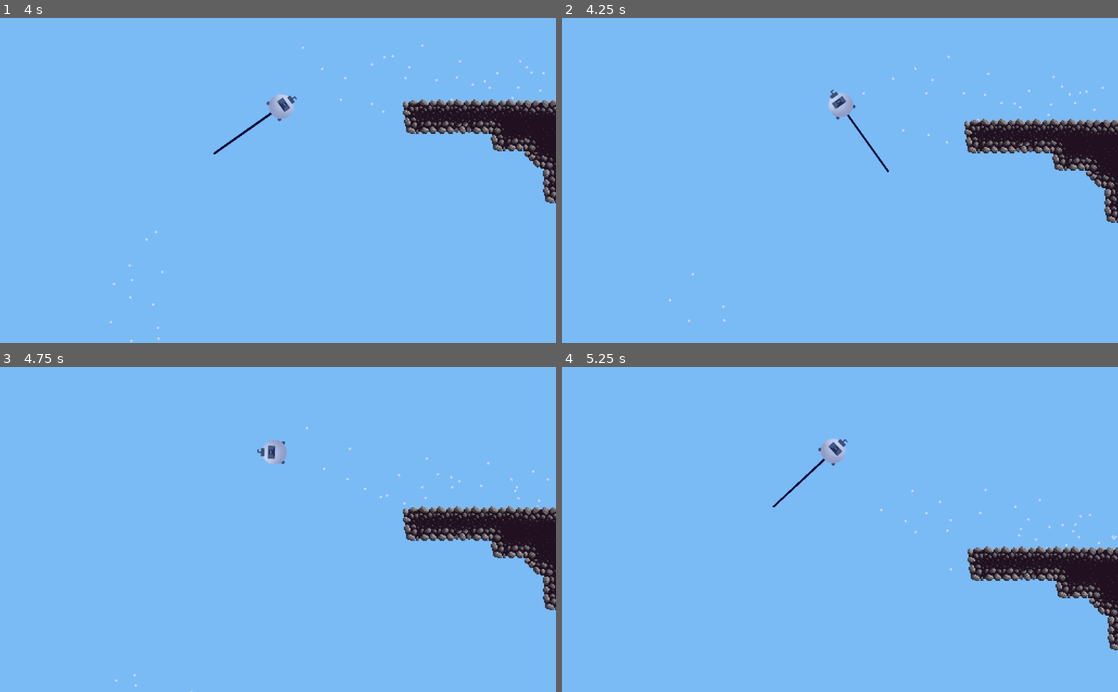
Above: before the commit, frames 1-4 (two rows, left to right).
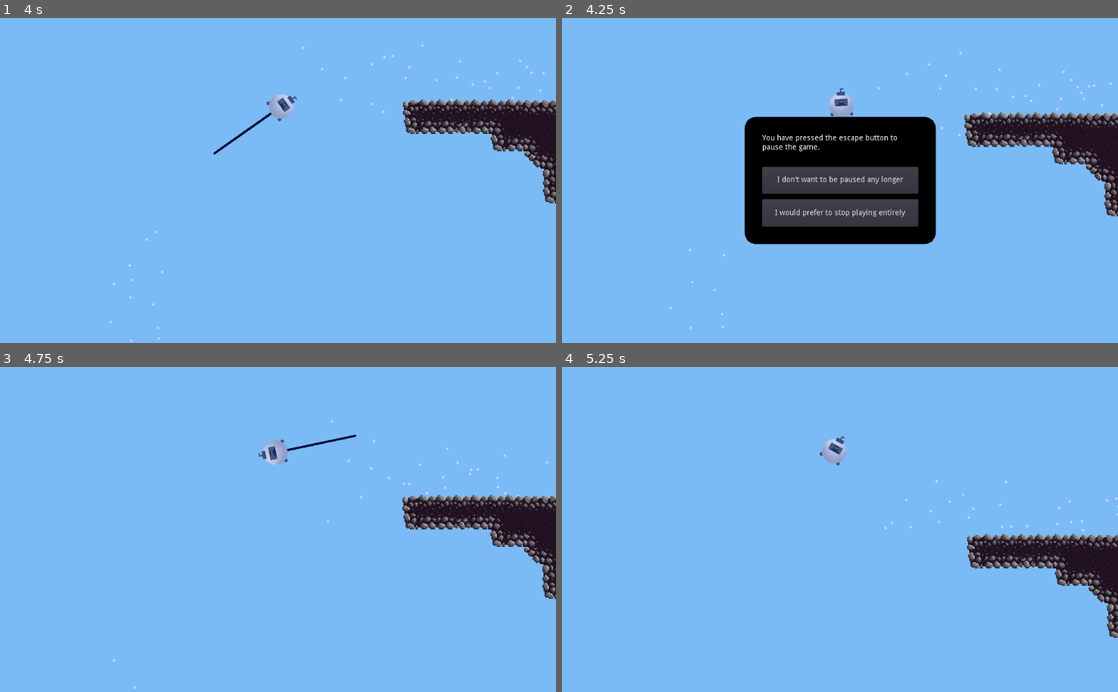
Above: after the commit, the same moments.

Repository: its-dlh/brackeys-2023.2
Game: Godot game, scene res://World/World.tscn
Same seed, same stepped clock (60 frames per second), same inputs: the game is played once before the commit and once after it.
Inputs (mouse positions are in pixels of both pictures, inside the frame that each line leads up to):
- Up to frame 1 (4 s): tap Enter at 0.5 s; move the mouse to (400, 164) at 0.52 s; click (400, 164) at 0.67 s; move the mouse to (166, 196) at 1.27 s; click (166, 196) at 1.42 s; move the mouse to (333, 109) at 2.02 s; click (333, 109) at 2.17 s; move the mouse to (250, 245) at 2.77 s; click (250, 245) at 2.92 s; move the mouse to (444, 229) at 3.52 s; click (444, 229) at 3.67 s
- Up to frame 2 (4.25 s): tap Escape at 4.15 s
- Up to frame 3 (4.75 s): click (278, 529) at 4.25 s, where only the run after the commit has a clickable "I don't want to be paused any…"
- Up to frame 4 (5.25 s): move the mouse to (673, 480) at 5.02 s; click (673, 480) at 5.17 s

Frame 1 is identical in both runs. In frame 2, 16% of the frame differs, in the area x 19-100%, y 10-96%; in frame 3, 3.7%; in frame 4, 3.7%.

Commit message:
Pause (#5)
* pause kinda works

* did it

Diff:
--- /dev/null
+++ b/Pause.gd
@@ -0,0 +1,30 @@
+extends CanvasLayer
+
+onready var panel = $PopupPanel
+
+# Called when the node enters the scene tree for the first time.
+# func _ready():
+# 	panel.popup()
+
+
+# Called every frame. 'delta' is the elapsed time since the previous frame.
+#func _process(delta):
+#	pass
+
+
+func _on_Unpause_pressed():
+	get_tree().paused = false
+	panel.hide()
+
+
+func _on_Quit_pressed():
+	get_tree().quit()
+
+func _input(event):
+	if event is InputEventKey and event.pressed and event.scancode == KEY_ESCAPE:
+		if panel.visible:
+			panel.hide()
+			get_tree().paused = false
+		else:
+			panel.show()
+			get_tree().paused = true
--- /dev/null
+++ b/Pause.tscn
@@ -0,0 +1,66 @@
+[gd_scene load_steps=3 format=2]
+
+[ext_resource path="res://Pause.gd" type="Script" id=1]
+
+[sub_resource type="StyleBoxFlat" id=3]
+content_margin_left = 32.0
+content_margin_right = 32.0
+content_margin_top = 32.0
+content_margin_bottom = 32.0
+bg_color = Color( 0, 0, 0, 1 )
+corner_radius_top_left = 20
+corner_radius_top_right = 20
+corner_radius_bottom_right = 20
+corner_radius_bottom_left = 20
+
+[node name="Pause" type="CanvasLayer"]
+pause_mode = 2
+script = ExtResource( 1 )
+
+[node name="PopupPanel" type="PopupPanel" parent="."]
+pause_mode = 2
+visible = true
+anchor_left = 0.5
+anchor_top = 0.5
+anchor_right = 0.5
+anchor_bottom = 0.5
+margin_left = -175.5
+margin_top = -117.0
+margin_right = 175.5
+margin_bottom = 117.0
+custom_styles/panel = SubResource( 3 )
+
+[node name="VBoxContainer" type="VBoxContainer" parent="PopupPanel"]
+anchor_left = 0.5
+anchor_top = 0.5
+anchor_right = 0.5
+anchor_bottom = 0.5
+margin_left = -126.0
+margin_top = -82.5
+margin_right = 126.0
+margin_bottom = 82.5
+custom_constants/separation = 11
+
+[node name="Label" type="Label" parent="PopupPanel/VBoxContainer"]
+margin_right = 252.0
+margin_bottom = 31.0
+size_flags_vertical = 2
+text = "You have pressed the escape button to pause the game."
+autowrap = true
+
+[node name="Unpause" type="Button" parent="PopupPanel/VBoxContainer"]
+margin_top = 58.0
+margin_right = 252.0
+margin_bottom = 106.0
+size_flags_vertical = 3
+text = "I don't want to be paused any longer"
+
+[node name="Quit" type="Button" parent="PopupPanel/VBoxContainer"]
+margin_top = 117.0
+margin_right = 252.0
+margin_bottom = 165.0
+size_flags_vertical = 3
+text = "I would prefer to stop playing entirely"
+
+[connection signal="pressed" from="PopupPanel/VBoxContainer/Unpause" to="." method="_on_Unpause_pressed"]
+[connection signal="pressed" from="PopupPanel/VBoxContainer/Quit" to="." method="_on_Quit_pressed"]
--- a/World/World.tscn
+++ b/World/World.tscn
@@ -1,9 +1,10 @@
-[gd_scene load_steps=9 format=2]
+[gd_scene load_steps=10 format=2]
 
 [ext_resource path="res://Player/Player.tscn" type="PackedScene" id=1]
 [ext_resource path="res://World/cavern-terrain-tileset.tres" type="TileSet" id=2]
 [ext_resource path="res://Player/ShittyPlayer.tscn" type="PackedScene" id=3]
 [ext_resource path="res://World/JetStream.tscn" type="PackedScene" id=4]
+[ext_resource path="res://Pause.tscn" type="PackedScene" id=5]
 
 [sub_resource type="RectangleShape2D" id=1]
 extents = Vector2( 100000, 100000 )
@@ -109,24 +110,22 @@
 [node name="IntroStream" parent="JetStreams" instance=ExtResource( 4 )]
 position = Vector2( 961, 1347 )
 rotation = -0.632212
-scale = Vector2( 1, 1 )
 gravity_vec = Vector2( -0.5, -0.5 )
 
 [node name="TripletsStream1" parent="JetStreams" instance=ExtResource( 4 )]
 position = Vector2( 1151, 1828 )
 rotation = -0.00360572
-scale = Vector2( 1, 1 )
 
 [node name="TripletsStream2" parent="JetStreams" instance=ExtResource( 4 )]
 position = Vector2( 1502, 1829 )
 rotation = -0.00360572
-scale = Vector2( 1, 1 )
 
 [node name="CrescentTop" parent="JetStreams" instance=ExtResource( 4 )]
 position = Vector2( 2261, 1095 )
 rotation = -1.50265
-scale = Vector2( 1, 1 )
 gravity_vec = Vector2( -1, 0 )
 
 [node name="SquareStream" parent="JetStreams" instance=ExtResource( 4 )]
 position = Vector2( 3332, 3933 )
+
+[node name="Pause" parent="." instance=ExtResource( 5 )]
--- a/project.godot
+++ b/project.godot
@@ -22,6 +22,14 @@
 
 common/drop_mouse_on_gui_input_disabled=true
 
+[input]
+
+ui_pause={
+"deadzone": 0.5,
+"events": [ Object(InputEventKey,"resource_local_to_scene":false,"resource_name":"","device":0,"alt":false,"shift":false,"control":false,"meta":false,"command":false,"pressed":false,"scancode":16777217,"physical_scancode":0,"unicode":0,"echo":false,"script":null)
+ ]
+}
+
 [physics]
 
 common/enable_pause_aware_picking=true
